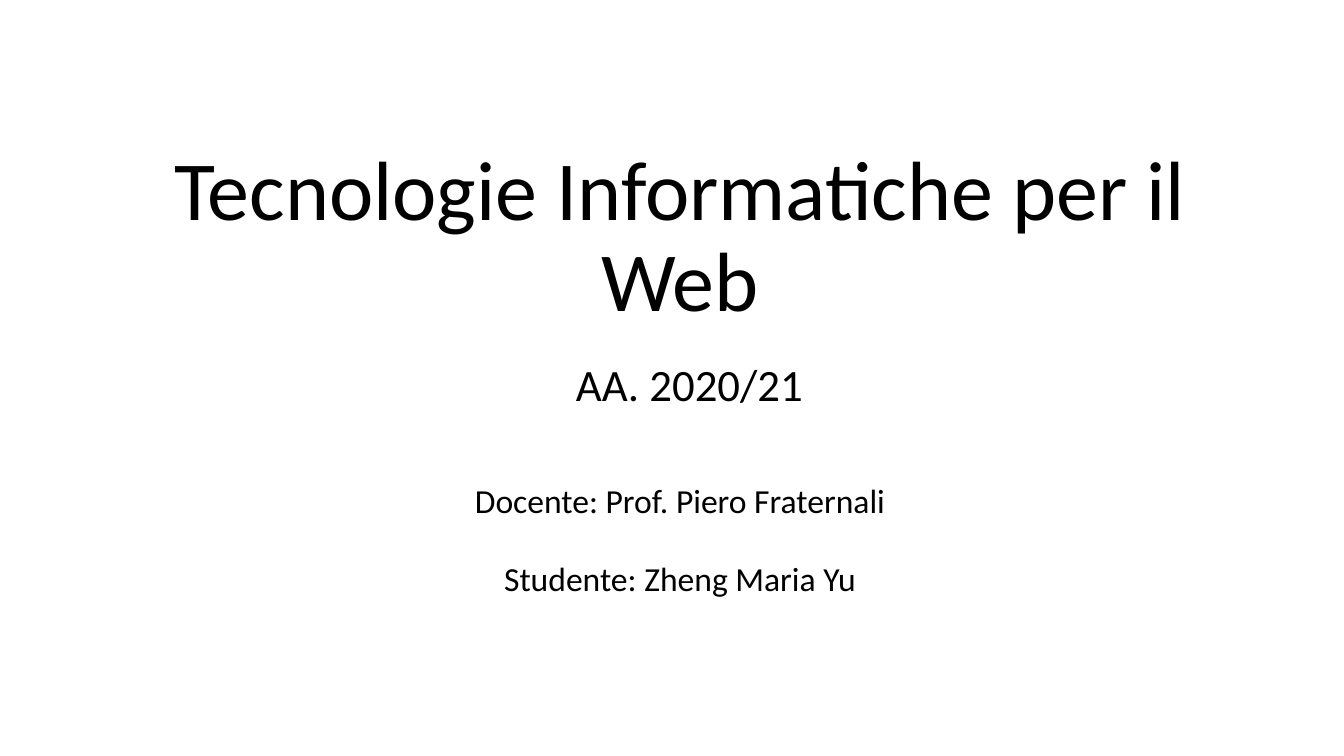
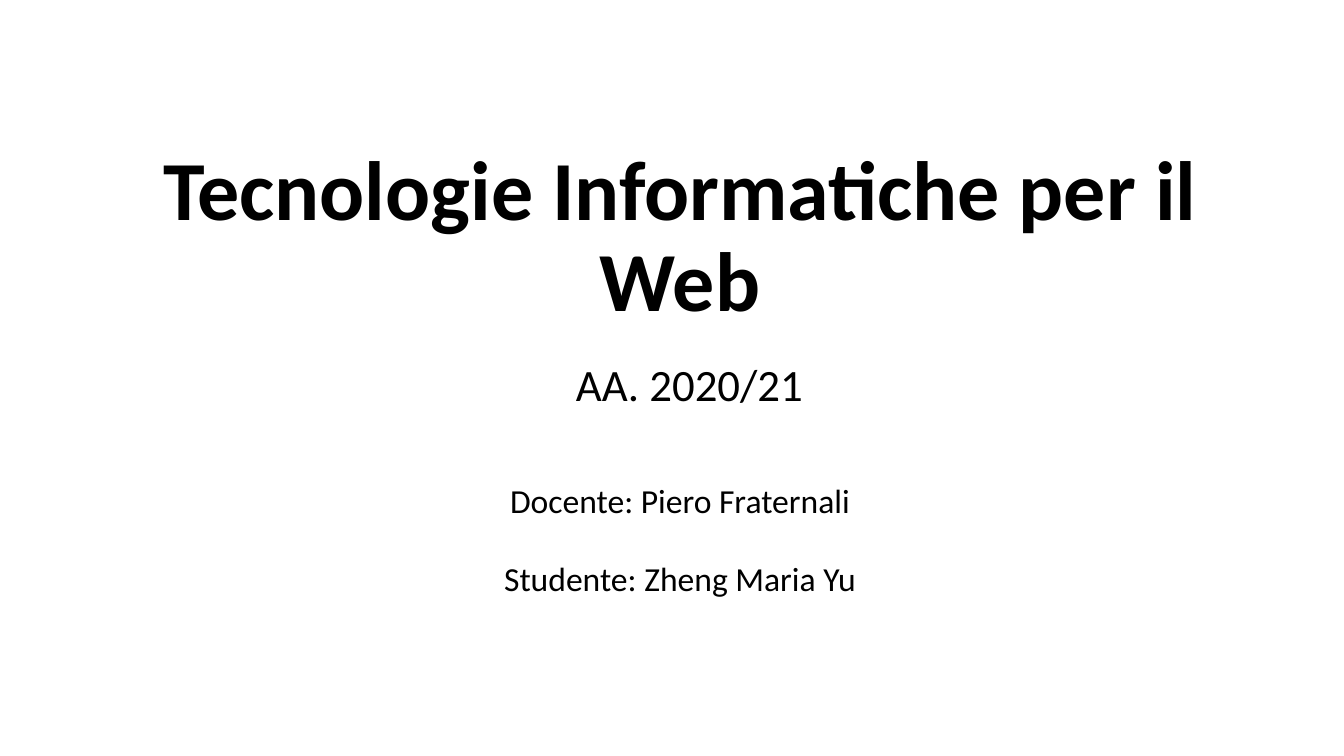
Before and after one commit to Trixyz28/TIW-ImgCatalog, a slide deck: slide 1 of Documents/ImgCatalog.pptx. Drawn at 1344x756 pixels with LibreOffice and Linux fonts; fonts in the diff are those of the drawing. Boxes give left, top, right and bottom in pixels: in the first picture for what was removed or moved away, otherwise in the second. Text is boxed around its words. In the diff, an @@ line names an element or a change of style, - is before the commit and + after.

```diff
--- a/Documents/ImgCatalog.pptx
+++ b/Documents/ImgCatalog.pptx
@@ title "Tecnologie Informatiche per il Web ..." at [163,161,1196,403]: bold on in "Tecnologie Informatiche per il Web" @@
@@ subtitle at [510,489,850,514]: text changed @@
-Docente: Prof. Piero Fraternali
+Docente: Piero Fraternali
```
Also in this commit, not shown: 13 other slides changed, 5 slides added, 6 slides removed, 4 other files.
